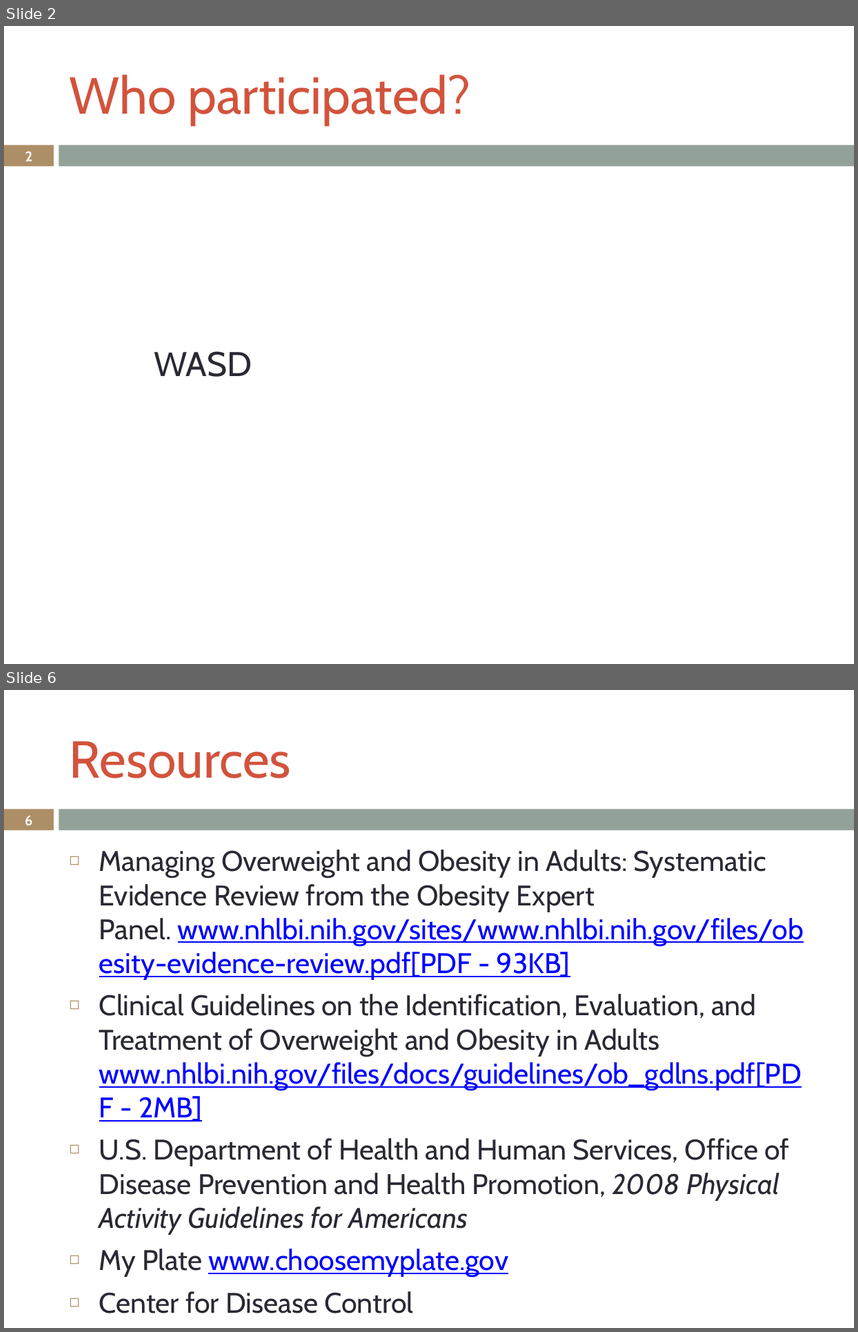
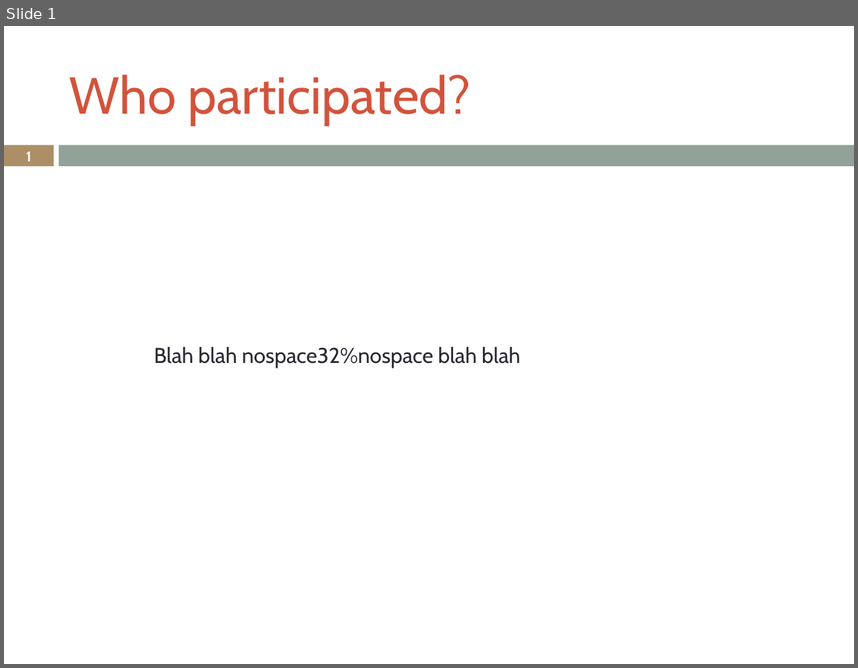
Before and after one commit to LukeSteg/LCABiometric, a slide deck: exampleOutput.pptx. Shown one above the other, each under a label of ours: slides 2 and 6 before the commit, slide 1 after it; the slides between them are not shown. The pictures are 858x1332 and 858x668 pixels, drawn with LibreOffice and Linux fonts; fonts in the diff are those of the drawing. Boxes give left, top, right and bottom in pixels: in the first picture for what was removed or moved away, otherwise in the second. Text is boxed around its words. In the diff, an @@ line names an element or a change of style, - is before the commit and + after.

```diff
--- a/exampleOutput.pptx
+++ b/exampleOutput.pptx
@@ slide 6 removed at box(4, 690, 854, 1328), background #FFFFFF; not listed: 2 template elements that a slide beside it also shows @@
@@ title removed at box(70, 741, 291, 778) @@
-Resources
@@ page number removed at box(25, 816, 32, 825) @@
-6
@@ text removed at box(99, 849, 804, 1276) @@
-◻ Managing Overweight and Obesity in Adults: Systematic Evidence Review from the Obesity Expert Panel. www.nhlbi.nih.gov/sites/www.nhlbi.nih.gov/files/obesity-evidence-review.pdf[PDF - 93KB]
-◻ Clinical Guidelines on the Identification, Evaluation, and Treatment of Overweight and Obesity in Adults www.nhlbi.nih.gov/files/docs/guidelines/ob_gdlns.pdf[PDF - 2MB]
-◻ U.S. Department of Health and Human Services, Office of Disease Prevention and Health Promotion, 2008 Physical Activity Guidelines for Americans
-◻ My Plate www.choosemyplate.gov
-◻ Center for Disease Control
-◻ Harvard School of Public Health
@@ what was slide 2 is now slide 1 @@
@@ slide 1 changed as well @@
@@ page number at box(26, 152, 32, 161): text changed @@
-2
+1
@@ text at box(154, 346, 520, 368): text changed; size 29 to 18.1 pt @@
-WASD
+Blah blah nospace32%nospace blah blah
```
Also in this commit, not shown: 1 slide added, 4 other slides removed, 4 other files.
